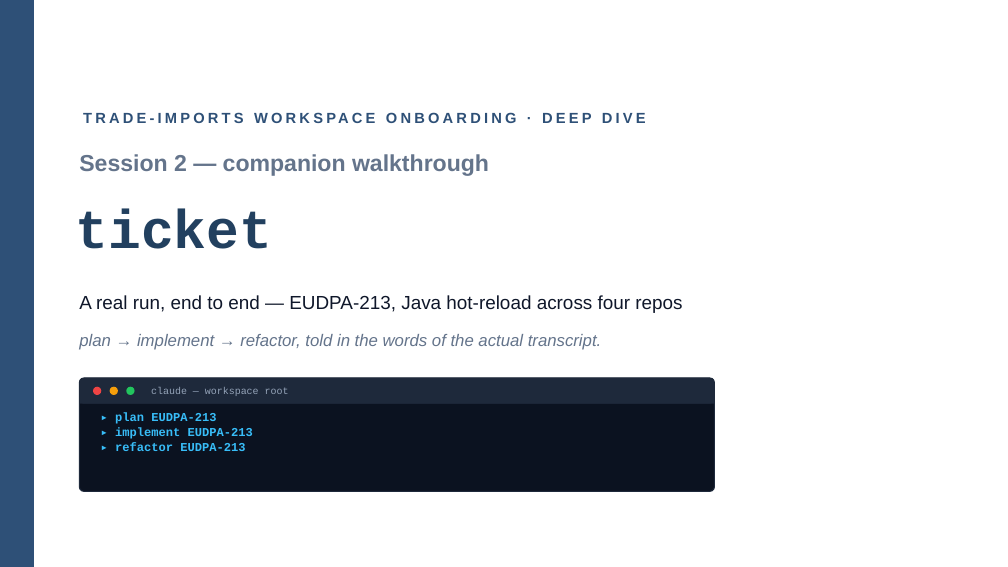
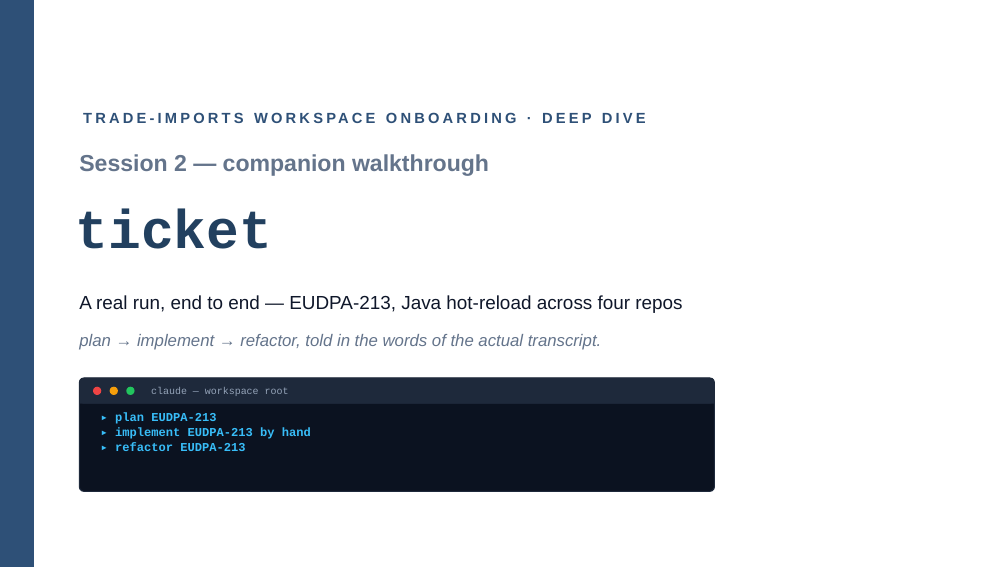
Before and after one commit to DEFRA/trade-imports-workspace, a slide deck: slide 1 of docs/onboarding/02b-ticket-walkthrough.pptx. Drawn at 1008x567 pixels with LibreOffice and Linux fonts; fonts in the diff are those of the drawing. Boxes give left, top, right and bottom in pixels: in the first picture for what was removed or moved away, otherwise in the second. Text is boxed around its words. In the diff, an @@ line names an element or a change of style, - is before the commit and + after.

```diff
--- a/docs/onboarding/02b-ticket-walkthrough.pptx
+++ b/docs/onboarding/02b-ticket-walkthrough.pptx
@@ text at <box>115,427,311,439</box>: text changed @@
-▸ implement EUDPA-213
+▸ implement EUDPA-213 by hand
```
Also in this commit, not shown: 3 other slides changed, 5 other files.
